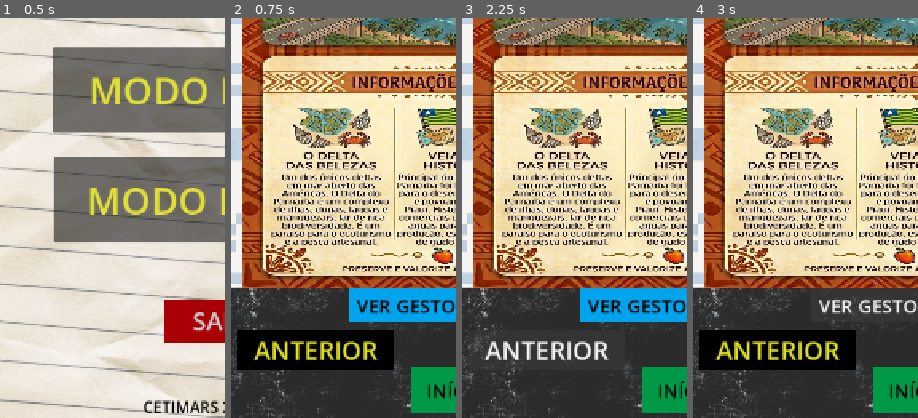
Above: before the commit, frames 1-4 (left to right).
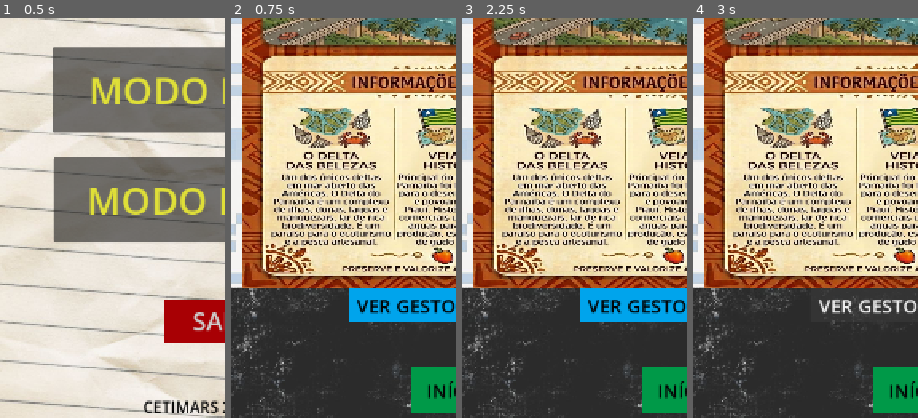
Above: after the commit, the same moments.

Repository: hesronf2-coder/projeto-sinais-do-piaui
Game: Godot game, scene res://scenes/tela_home.tscn
The game is run twice, just before and just after one commit, with the same random seed, the same clock (stepped at 60 frames per second) and the same inputs.
Inputs (mouse positions are % of the whole screen's width and height, from its top left):
- Up to frame 1 (0.5 s): no input
- Up to frame 2 (0.75 s): click "MODO ESTUDO" at 0.5 s
- Up to frame 3 (2.25 s): click "PRÓXIMA" at 1.25 s; click (19, 92) at 2 s, where only the run before the commit has a clickable "ANTERIOR"
- Up to frame 4 (3 s): click "VER GESTO EM LIBRAS" at 2.75 s
The pictures show only the part of the screen within x 0-50%, y 50-100%; the shares and areas given below are measured in that part.

Frame 1 is identical in both runs. In frame 2, 7.0% of the frame differs, in the area x 2-73%, y 78-88%; in frame 3, 1.6%; in frame 4, 7.0%.

Commit message:
Update controllers_tela_aprender.gd - adicionando condição do index.

Diff:
--- a/scripts/controllers/controllers_tela_aprender.gd
+++ b/scripts/controllers/controllers_tela_aprender.gd
@@ -33,3 +33,12 @@
 				question_video.stream = current_quiz.question_video
 				question_audio.stream = current_quiz.question_audio
 				question_video.play()
+	if index == 0:
+		$Control/ButtonPrevious.hide()
+	else:
+		$Control/ButtonPrevious.show()
+
+	if index == quiz.theme.size() -1:
+		$Control/ButtonNext.hide()
+	else:
+		$Control/ButtonNext.show()
